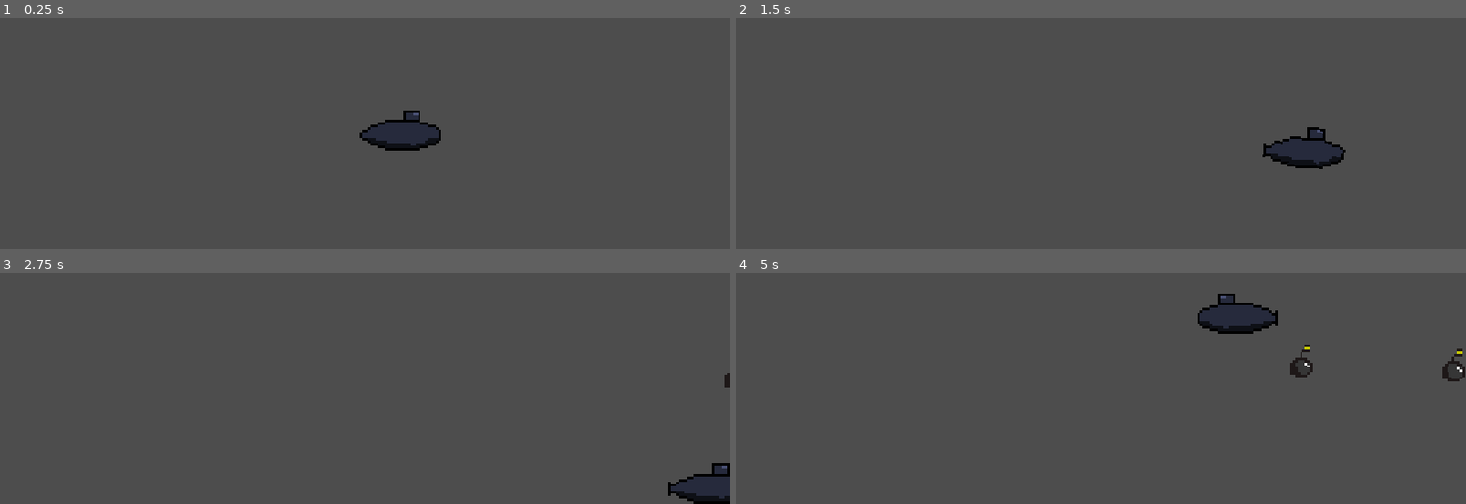
Above: before the commit, frames 1-4 (two rows, left to right).
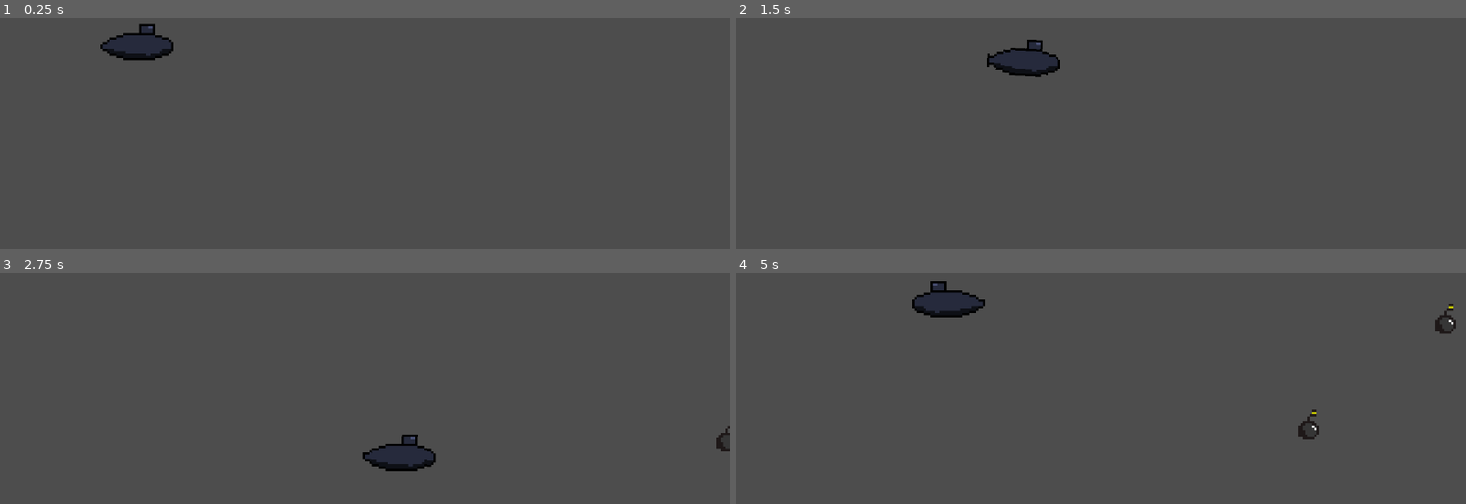
Above: after the commit, the same moments.

Repository: Lokynka/Depth-Rush
Game: Godot game, scene res://scenes/game.tscn
The game is run twice, just before and just after one commit, with the same random seed, the same clock (stepped at 60 frames per second) and the same inputs.
Inputs:
- Up to frame 1 (0.25 s): no input
- Up to frame 2 (1.5 s): hold D (move_right) 0.53-1.28 s; hold S (move_down) from 1.28 s (still down)
- Up to frame 3 (2.75 s): release S (move_down) at 2.03 s; hold D (move_right) from 2.03 s (still down)
- Up to frame 4 (5 s): release D (move_right) at 2.78 s; hold W (move_up) 2.78-3.53 s; hold A (move_left) from 3.53 s (still down)

The runs differ from the first frame. In frame 1, 2.3% of the frame differs, in the area x 13-61%, y 2-58%; in frame 2, 2.3%; in frame 3, 2.2%; in frame 4, 3.0%, in the area x 24-100%, y 3-73%.

Commit message:
Opravay funkcnosti

Diff:
--- a/depth-rush/project.godot
+++ b/depth-rush/project.godot
@@ -17,8 +17,11 @@
 
 [display]
 
+window/size/viewport_width=320
+window/size/viewport_height=180
+window/size/window_width_override=1280
+window/size/window_height_override=720
 window/stretch/mode="canvas_items"
-window/stretch/aspect="expand"
 
 [input]
 
--- a/depth-rush/scenes/game.tscn
+++ b/depth-rush/scenes/game.tscn
@@ -4,23 +4,22 @@
 [ext_resource type="PackedScene" uid="uid://y6rnl6w3dx86" path="res://scenes/mine_spawner.tscn" id="1_yqjtg"]
 
 [sub_resource type="WorldBoundaryShape2D" id="WorldBoundaryShape2D_dtglo"]
-distance = -12.0
 
 [node name="Game" type="Node2D" unique_id=1017686189]
 
 [node name="MineSpawner" parent="." unique_id=1038386767 instance=ExtResource("1_yqjtg")]
-min_y = -20.0
-max_y = -20.0
+spawn_x = 340.0
+min_y = 75.0
+max_y = 160.0
 
 [node name="Player" parent="." unique_id=141420738 instance=ExtResource("1_uwrxv")]
-position = Vector2(16, -1)
+position = Vector2(60, 100)
 
 [node name="Camera2D" type="Camera2D" parent="." unique_id=98594011]
-position = Vector2(2, -46)
-zoom = Vector2(4, 4)
+position = Vector2(160, 90)
 
 [node name="StaticBody2D" type="StaticBody2D" parent="." unique_id=1677120598]
-position = Vector2(17, 21)
+position = Vector2(160, 170)
 
 [node name="CollisionShape2D" type="CollisionShape2D" parent="StaticBody2D" unique_id=48755851]
 shape = SubResource("WorldBoundaryShape2D_dtglo")
--- a/depth-rush/scenes/mine_spawner.gd
+++ /dev/null
@@ -1,14 +0,0 @@
-extends Node2D
-
-@export var mine_scene: PackedScene
-@export var spawn_x := 170.0    # vpravo za okrajom obrazovky
-@export var min_y := -100.0     # najvyššie (pod hladinou)
-@export var max_y := 10.0       # najnižšie (nad dnom)
-
-func _ready() -> void:
-	$Timer.timeout.connect(_spawn_mine)
-
-func _spawn_mine() -> void:
-	var mine: Node2D = mine_scene.instantiate()
-	mine.position = Vector2(spawn_x, randf_range(min_y, max_y))
-	add_child(mine)
--- a/depth-rush/scenes/mine_spawner.tscn
+++ b/depth-rush/scenes/mine_spawner.tscn
@@ -6,7 +6,6 @@
 [node name="MineSpawner" type="Node2D" unique_id=1038386767]
 script = ExtResource("1_qodw3")
 mine_scene = ExtResource("2_vm4ms")
-min_y = 10.0
 
 [node name="Timer" type="Timer" parent="." unique_id=277735676]
 wait_time = 2.0
--- a/depth-rush/scenes/player.tscn
+++ b/depth-rush/scenes/player.tscn
@@ -75,7 +75,7 @@
 }]
 
 [sub_resource type="RectangleShape2D" id="RectangleShape2D_hb2j5"]
-size = Vector2(32, 16)
+size = Vector2(28, 10)
 
 [node name="Player" type="CharacterBody2D" unique_id=141420738]
 script = ExtResource("1_g2els")
@@ -89,5 +89,5 @@
 frame_progress = 0.84277666
 
 [node name="CollisionShape2D" type="CollisionShape2D" parent="." unique_id=1092435863]
-position = Vector2(0, -10)
+position = Vector2(1, -8)
 shape = SubResource("RectangleShape2D_hb2j5")
--- a/depth-rush/scripts/mine.gd
+++ b/depth-rush/scripts/mine.gd
@@ -15,7 +15,7 @@
 	time += delta
 	position.x -= speed * delta
 	position.y = start_y + sin(time * 2.0) * wobble
-	if position.x < -200:       # mimo obrazovky -> zmazať
+	if position.x < -20:       # mimo obrazovky -> zmazať
 		queue_free()
 
 func _on_body_entered(body: Node2D) -> void:
--- a/depth-rush/scripts/player.gd
+++ b/depth-rush/scripts/player.gd
@@ -1,9 +1,11 @@
 extends CharacterBody2D
 
+@export var min_x := 16.0
+@export var max_x := 304.0
 @export var max_speed := 90.0
 @export var acceleration := 250.0   # ako rýchlo sa rozbehne
 @export var friction := 150.0       # ako rýchlo spomalí (zotrvačnosť vo vode)
-@export var surface_y := -60.0      # výška hladiny
+@export var surface_y := 60.0      # výška hladiny
 
 @onready var sprite: AnimatedSprite2D = $AnimatedSprite2D
 
@@ -17,6 +19,8 @@
 		velocity = velocity.move_toward(Vector2.ZERO, friction * delta)
 
 	move_and_slide()
+
+	global_position.x = clamp(global_position.x, min_x, max_x)
 
 	# ponorka nesmie vyletieť nad hladinu
 	if global_position.y < surface_y:
Binary file removed: depth-rush/assets/Aqualand/AquaLand-1.png.png
Not shown, removed: depth-rush/assets/Aqualand/AquaLand-1.png.png.import
Binary file removed: depth-rush/assets/Aqualand/Aquaman_Idle.png
Not shown, removed: depth-rush/assets/Aqualand/Aquaman_Idle.png.import
Binary file removed: depth-rush/assets/Aqualand/Aquaman_Walk.png
Binary file removed: depth-rush/assets/Aqualand/Coral1.png
Not shown, removed: depth-rush/assets/Aqualand/Coral1.png.import
Binary file removed: depth-rush/assets/Aqualand/Fish1.png
Not shown, removed: depth-rush/assets/Aqualand/Fish1.png.import
Binary file removed: depth-rush/assets/Aqualand/Sub_Bridge.png
Not shown, removed: depth-rush/assets/Aqualand/Sub_Bridge.png.import
Binary file removed: depth-rush/assets/Aqualand/Sub_Bridge_Damaged.png
(and 34 more such lines)
